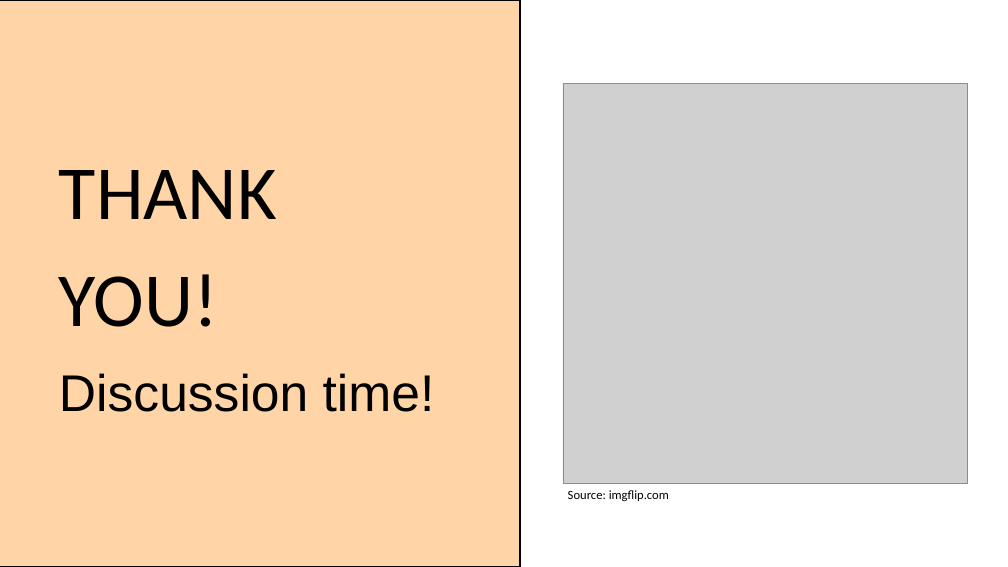
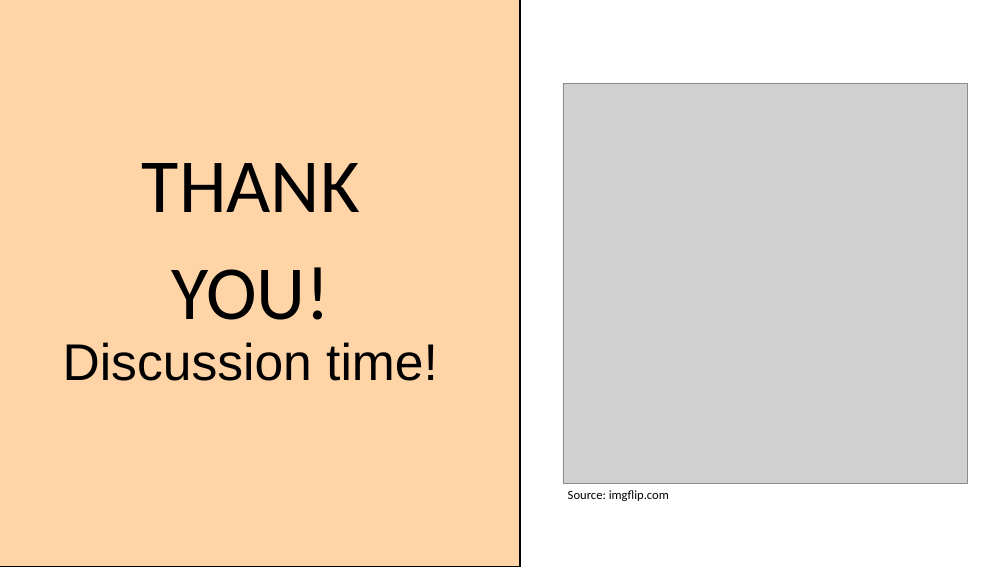
Before and after one commit to tinasophie15/tcpp_project_chatgpt_learning, a slide deck: slide 18 of Presentation.pptx (slide 15 before the commit). Drawn at 1008x567 pixels with LibreOffice and Linux fonts; fonts in the diff are those of the drawing; grey boxes stand for pictures. Boxes give left, top, right and bottom in pixels: in the first picture for what was removed or moved away, otherwise in the second. Text is boxed around its words. In the diff, an @@ line names an element or a change of style, - is before the commit and + after.

```diff
--- a/Presentation.pptx
+++ b/Presentation.pptx
@@ freeform shape at (x1=0, y1=0, x2=520, y2=567): outline redrawn @@
@@ text "THANK" moved from (x1=59, y1=170, x2=277, y2=327) to (x1=142, y1=163, x2=360, y2=320) @@
@@ text "THANK" at (x1=142, y1=163, x2=360, y2=320): alignment left to centre @@
@@ text "Discussion time!" at (x1=63, y1=342, x2=438, y2=381): alignment left to centre @@
@@ text "Discussion time!" moved from (x1=59, y1=373, x2=435, y2=412) to (x1=63, y1=342, x2=438, y2=381) @@
```
Also in this commit, not shown: 2 other slides changed, 4 slides added, 1 slide removed.
